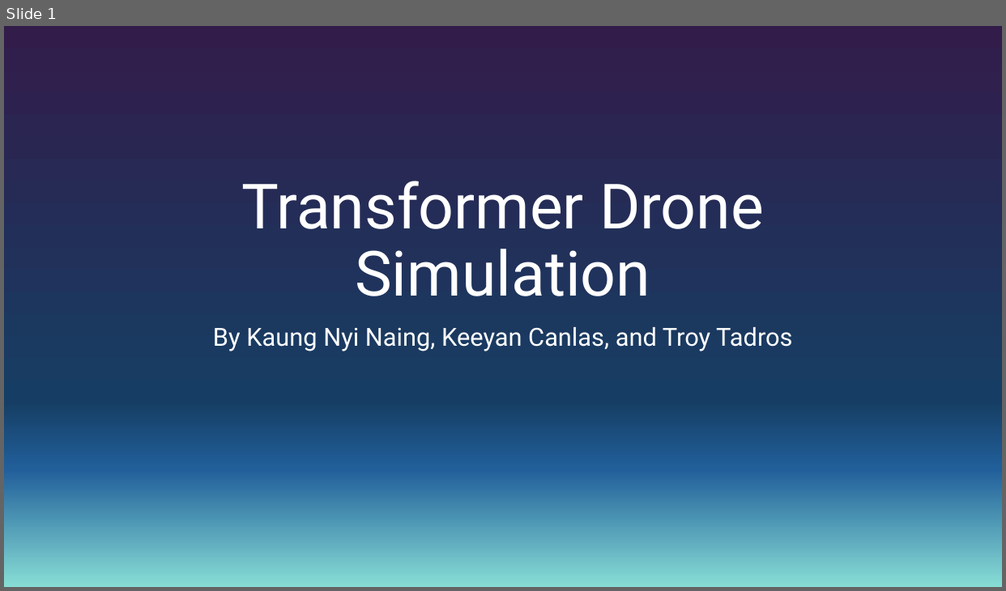
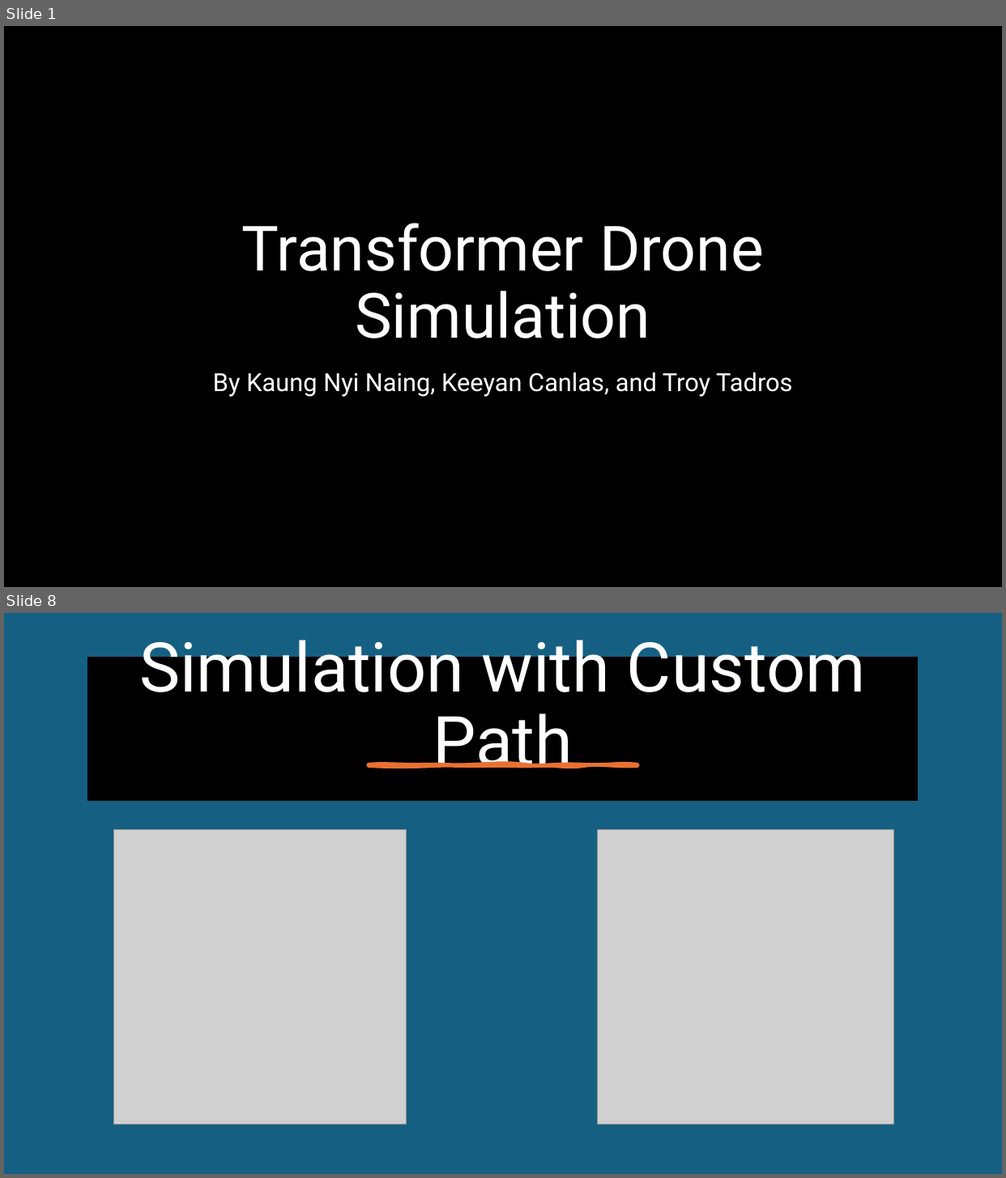
Before and after one commit to KNN1244/Transformer_Drone_RSCL, a slide deck: Documentation/Firday_3_6_2026_Presentation.pptx. Shown one above the other, each under a label of ours: slide 1 before the commit, slides 1 and 8 after it; the slides between them are not shown. The pictures are 1006x591 and 1006x1178 pixels, drawn with LibreOffice and Linux fonts; fonts in the diff are those of the drawing; grey boxes stand for pictures; background and template pictures are left out. Boxes give left, top, right and bottom in pixels: in the first picture for what was removed or moved away, otherwise in the second. Text is boxed around its words. In the diff, an @@ line names an element or a change of style, - is before the commit and + after.

```diff
--- a/Documentation/Firday_3_6_2026_Presentation.pptx
+++ b/Documentation/Firday_3_6_2026_Presentation.pptx
@@ slide 8 added at (4,613,1002,1174), background #156082 @@
@@ rectangle added at (88,658,918,800), fill #000000, outline #000000 1.5 pt @@
@@ title added at (139,640,866,769), 66 pt, text #FFFFFF @@
+Simulation with Custom Path
@@ freeform shape added at (368,764,638,766), fill #E97132, outline #E97132 3.25 pt @@
@@ picture added at (113,829,406,1124) @@
@@ picture added at (598,829,894,1124) @@
@@ slide 1 changed as well @@
@@ background gradient #321C4A to #163E64 to #215F9A to #87DDD5 to picture (left out) @@
@@ rectangle added at (4,26,1002,587), fill #000000 @@
@@ title "Transformer Drone Simulation": place and size @@
-title "Transformer Drone Simulation" at (241,181,764,297)
+title "Transformer Drone Simulation" at (241,223,764,339)
@@ subtitle "By Kaung Nyi Naing, Keeyan ...": place and size @@
-subtitle "By Kaung Nyi Naing, Keeyan ..." at (213,327,792,352)
+subtitle "By Kaung Nyi Naing, Keeyan ..." at (213,373,792,397)
```
Also in this commit, not shown: 8 other slides added, 1 slide removed.
